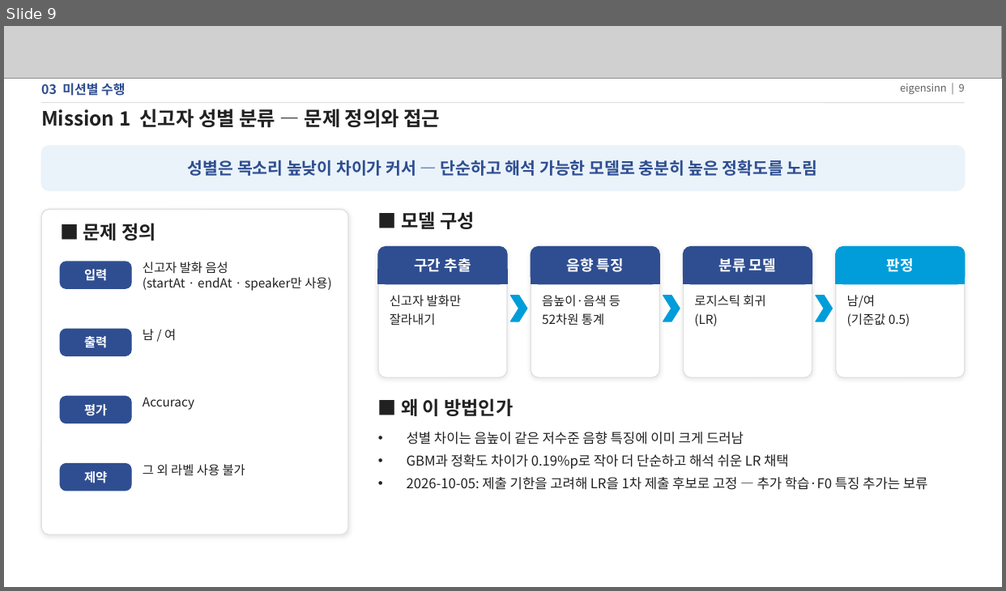
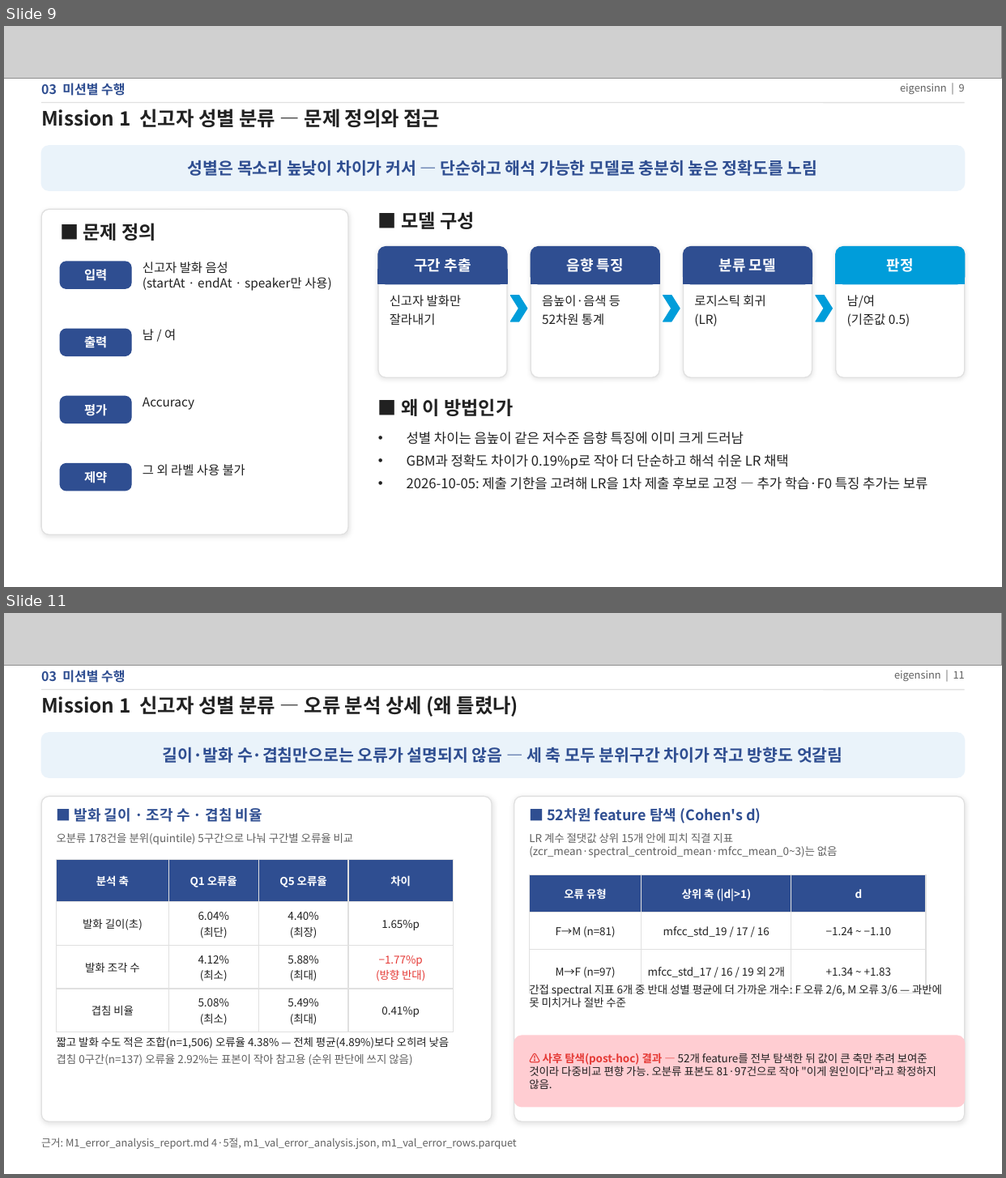
Before and after one commit to eigensinn-dcc2026/prelim, a slide deck: ppt/DCC2026_예선_결과정리.pptx. Shown one above the other, each under a label of ours: slide 9 before the commit, slides 9 and 11 after it; the slides between them are not shown. The pictures are 1006x591 and 1006x1178 pixels, drawn with LibreOffice and Linux fonts; fonts in the diff are those of the drawing; grey boxes stand for pictures. Boxes give left, top, right and bottom in pixels: in the first picture for what was removed or moved away, otherwise in the second. Text is boxed around its words. In the diff, an @@ line names an element or a change of style, - is before the commit and + after.

```diff
--- a/ppt/DCC2026_예선_결과정리.pptx
+++ b/ppt/DCC2026_예선_결과정리.pptx
@@ slide 11 added at [4, 613, 1002, 1174], background #FFFFFF @@
@@ picture added at [4, 613, 1002, 666] @@
@@ text added at [41, 670, 125, 683], 12.5 pt, text #2F4E91, bold @@
+03 미션별 수행
@@ text added at [894, 671, 965, 681], 10 pt, text #616161 @@
+eigensinn | 11
@@ line added from (41, 689) to (965, 689), #E0E0E0 1 pt @@
@@ text added at [41, 696, 518, 717], 19 pt, text #212121, bold @@
+Mission 1 신고자 성별 분류 — 오류 분석 상세 (왜 틀렸나)
@@ rounded rectangle added at [41, 733, 965, 777], fill #EAF3FA, outline #EAF3FA 1 pt @@
@@ text added at [163, 747, 843, 763], 16 pt, text #2F4E91, bold @@
+길이·발화 수·겹침만으로는 오류가 설명되지 않음 — 세 축 모두 분위구간 차이가 작고 방향도 엇갈림
@@ rounded rectangle added at [41, 796, 492, 1122], fill #FFFFFF, outline #E0E0E0 1 pt @@
@@ rounded rectangle added at [514, 796, 965, 1122], fill #FFFFFF, outline #E0E0E0 1 pt @@
@@ text added at [74, 808, 262, 822], 14 pt, text #2F4E91, bold @@
+■ 발화 길이 · 조각 수 · 겹침 비율
@@ text added at [547, 808, 761, 824], 14 pt, text #2F4E91, bold @@
+■ 52차원 feature 탐색 (Cohen's d)
@@ text added at [57, 833, 354, 845], 10.5 pt, text #616161 @@
+오분류 178건을 분위(quintile) 5구간으로 나눠 구간별 오류율 비교
@@ text added at [529, 833, 837, 858], 10.5 pt, text #616161 @@
+LR 계수 절댓값 상위 15개 안에 피치 직결 지표(zcr_mean·spectral_centroid_mean·mfcc_mean_0~3)는 없음
@@ table added at [57, 860, 454, 1029], 4 rows, 4 columns @@
+분석 축 | Q1 오류율 | Q5 오류율 | 차이
+발화 길이(초) | 6.04% / (최단) | 4.40% / (최장) | 1.65%p
+발화 조각 수 | 4.12% / (최소) | 5.88% / (최대) | −1.77%p / (방향 반대)
+겹침 비율 | 5.08% / (최소) | 5.49% / (최대) | 0.41%p
@@ table added at [530, 875, 927, 982], 3 rows, 3 columns @@
+오류 유형 | 상위 축 (|d|>1) | d
+F→M (n=81) | mfcc_std_19 / 17 / 16 | −1.24 ~ −1.10
+M→F (n=97) | mfcc_std_17 / 16 / 19 외 2개 | +1.34 ~ +1.83
@@ text added at [529, 985, 942, 1007], 10.5 pt, text #212121 @@
+간접 spectral 지표 6개 중 반대 성별 평균에 더 가까운 개수: F 오류 2/6, M 오류 3/6 — 과반에 못 미치거나 절반 수준
@@ text added at [57, 1037, 450, 1066], 10.5 pt, text #212121 @@
+짧고 발화 수도 적은 조합(n=1,506) 오류율 4.38% — 전체 평균(4.89%)보다 오히려 낮음
+겹침 0구간(n=137) 오류율 2.92%는 표본이 작아 참고용 (순위 판단에 쓰지 않음)
@@ rounded rectangle added at [514, 1036, 965, 1107], fill #FFCDD2, outline #FFCDD2 1 pt @@
@@ text added at [529, 1053, 936, 1089], 10.5 pt, text #212121 @@
+⚠ 사후 탐색(post-hoc) 결과 — 52개 feature를 전부 탐색한 뒤 값이 큰 축만 추려 보여준 것이라 다중비교 편향 가능. 오분류 표본도 81·97건으로 작아 "이게 원인이다"라고 확정하지 않음.
@@ text added at [41, 1138, 517, 1149], 10 pt, text #616161 @@
+근거: M1_error_analysis_report.md 4·5절, m1_val_error_analysis.json, m1_val_error_rows.parquet
```
Also in this commit, not shown: 10 slides changed, 1 other slide added, 1 other file.
